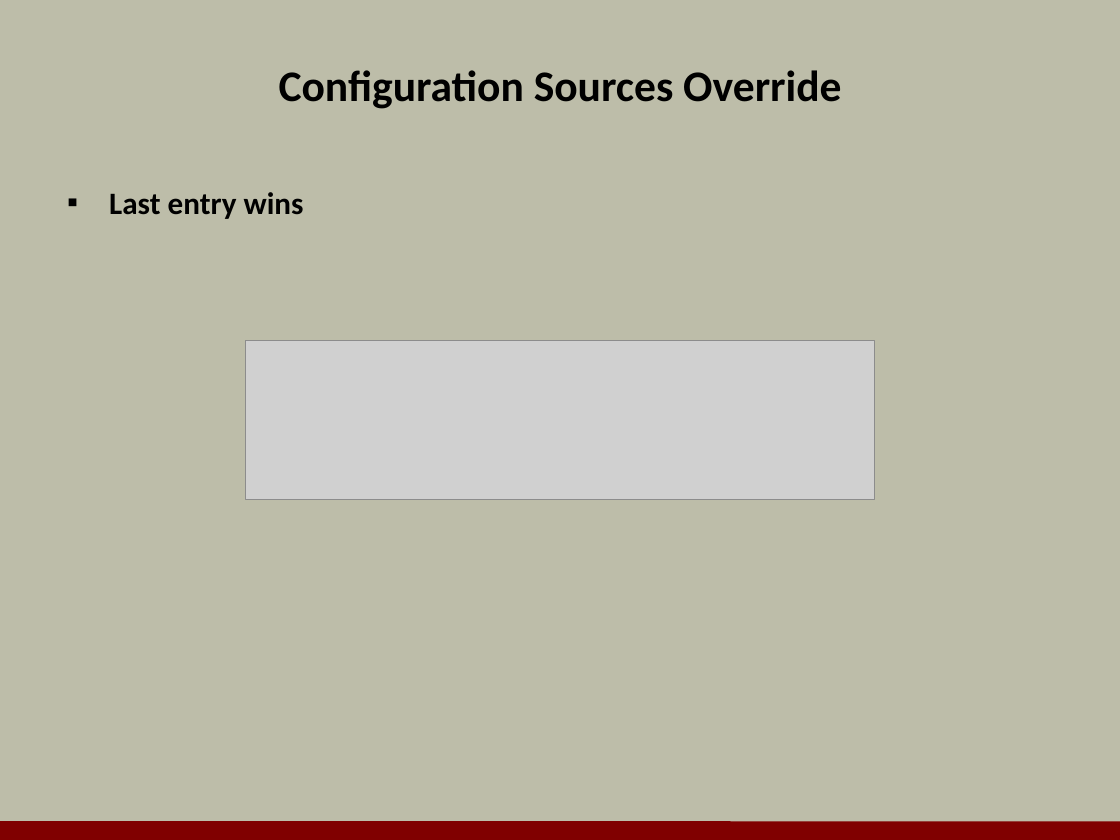
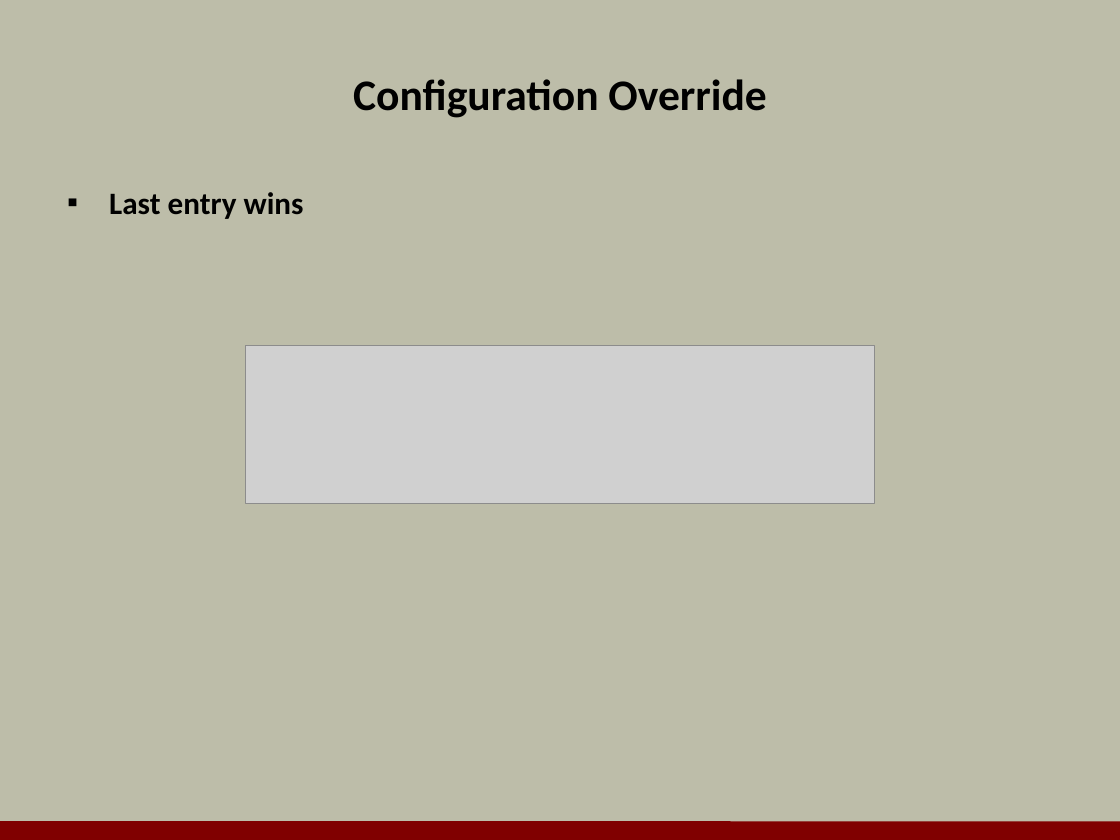
Before and after one commit to OdeToCode/classes, a slide deck: slide 5 of aspnet5/slides/03_Config_Services.pptx (slide 6 before the commit). Drawn at 1120x840 pixels with LibreOffice and Linux fonts; fonts in the diff are those of the drawing; grey boxes stand for pictures; background and template pictures are left out. Boxes give left, top, right and bottom in pixels: in the first picture for what was removed or moved away, otherwise in the second. Text is boxed around its words. In the diff, an @@ line names an element or a change of style, - is before the commit and + after.

```diff
--- a/aspnet5/slides/03_Config_Services.pptx
+++ b/aspnet5/slides/03_Config_Services.pptx
@@ title at (353, 79, 766, 118): text changed @@
-Configuration Sources Override
+Configuration Override
@@ picture: place and size @@
-picture at (245, 340, 874, 500)
+picture at (245, 345, 874, 504)
```
Also in this commit, not shown: 2 other slides changed, 1 slide removed, 1 other file.
